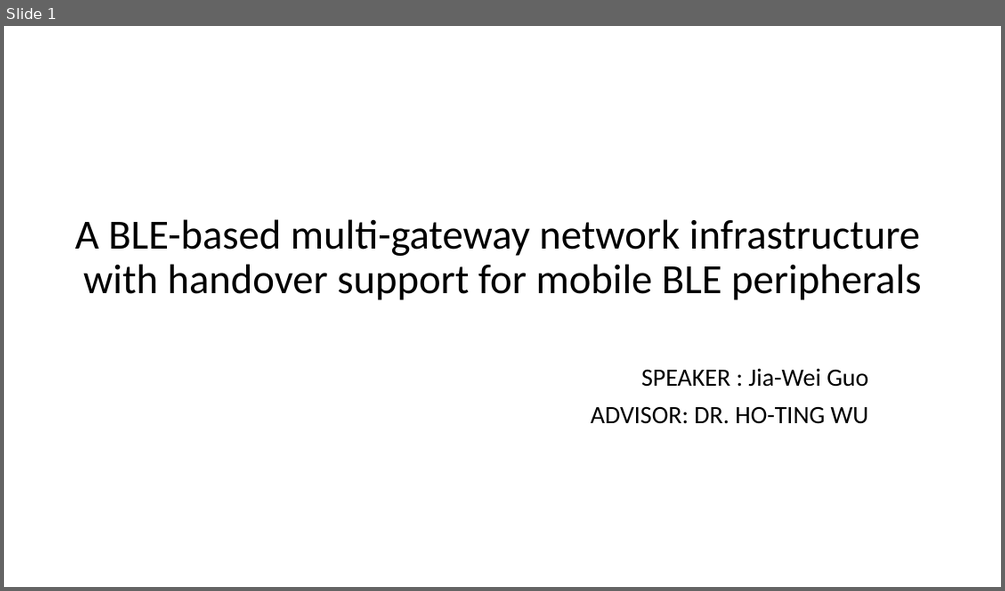
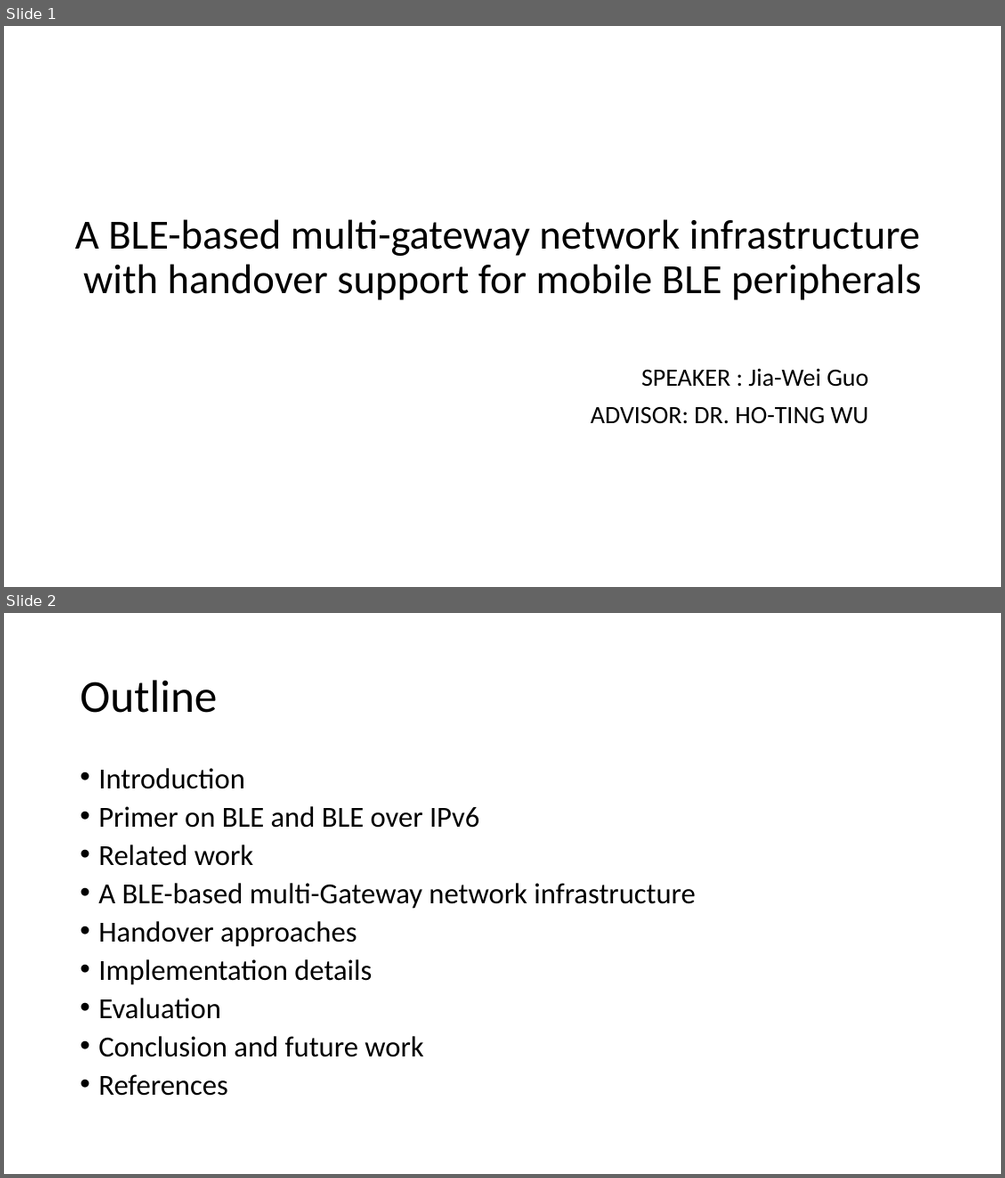
Before and after one commit to EKOISMYLOVE/NTUT_GM_PPT, a slide deck: A BLE-based multi-gateway network infrastructure with handover support for mobile BLE peripherals.pptx. Shown one above the other, each under a label of ours: slide 1 before the commit, slides 1 and 2 after it. The pictures are 1005x591 and 1005x1178 pixels, drawn with LibreOffice and Linux fonts; fonts in the diff are those of the drawing. Boxes give left, top, right and bottom in pixels: in the first picture for what was removed or moved away, otherwise in the second. Text is boxed around its words. In the diff, an @@ line names an element or a change of style, - is before the commit and + after.

Commit message:
Reference

```diff
--- a/A BLE-based multi-gateway network infrastructure with handover support for mobile BLE peripherals.pptx
+++ b/A BLE-based multi-gateway network infrastructure with handover support for mobile BLE peripherals.pptx
@@ slide 2 added at (x1=4, y1=613, x2=1001, y2=1174), background #FFFFFF @@
@@ title added at (x1=80, y1=680, x2=217, y2=713), 44 pt, text #000000 @@
+Outline
@@ text added at (x1=98, y1=768, x2=696, y2=1095), 28 pt, text #000000 @@
+• Introduction
+• Primer on BLE and BLE over IPv6
+• Related work
+• A BLE-based multi-Gateway network infrastructure
+• Handover approaches
+• Implementation details
+• Evaluation
+• Conclusion and future work
+• References
```
Also in this commit, not shown: 1 other slide added.
